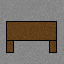
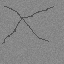
The second 64 x 64 image is a revision of the first. Changes to its layers:
showed "Layer 4", painted on it over (0, 0, 64, 64)
